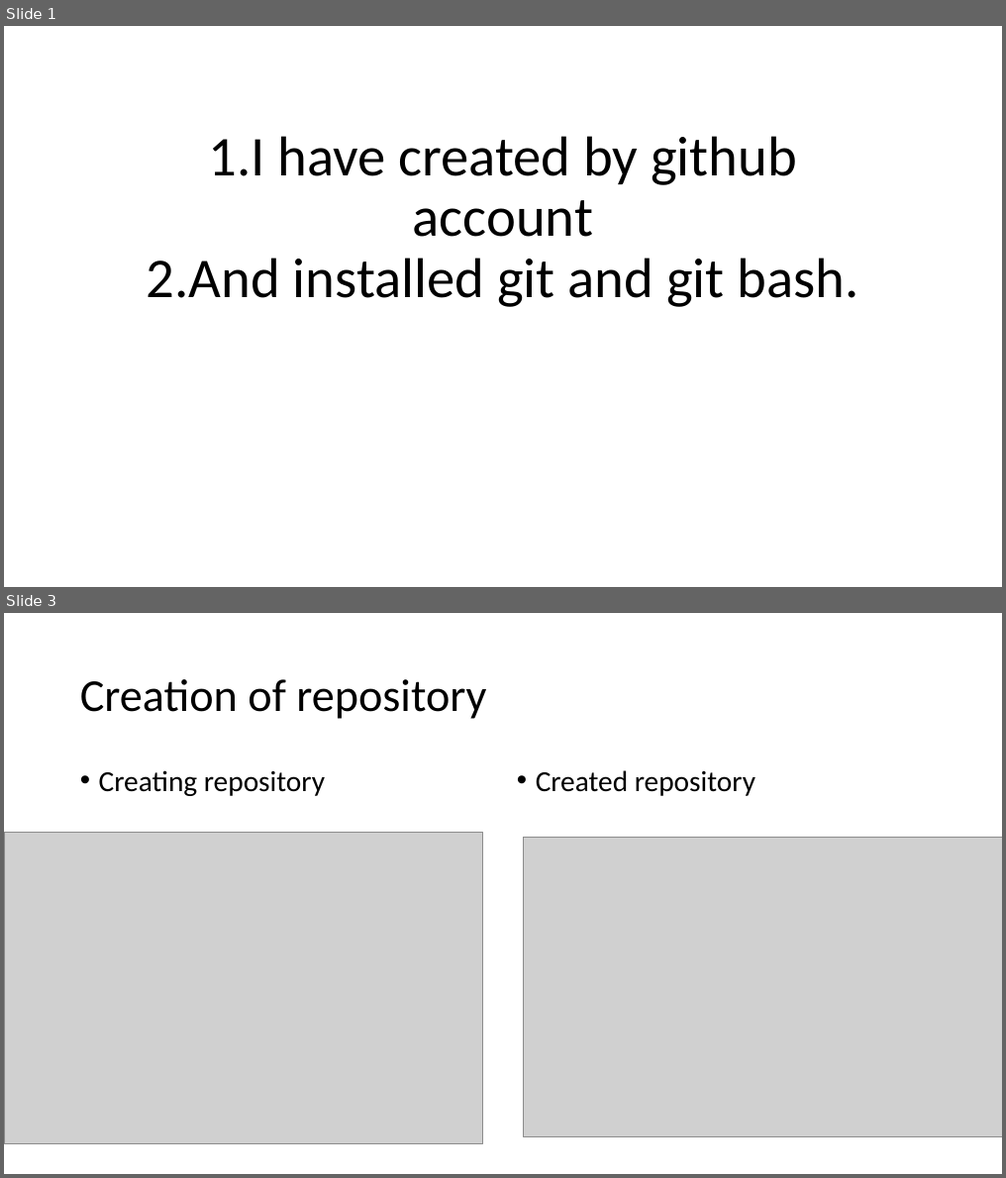
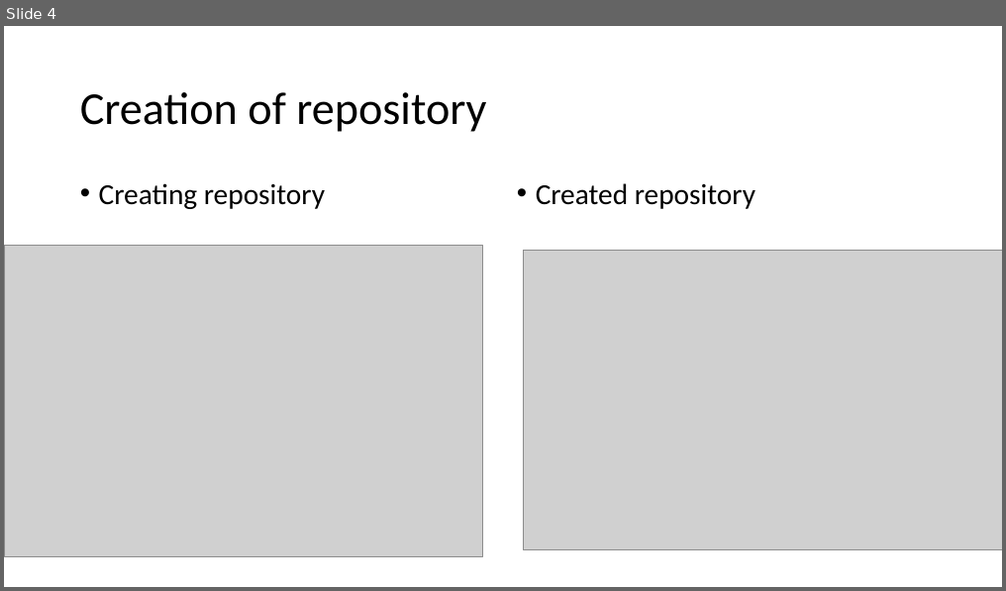
Before and after one commit to badrinath521/Kura-Badrinath, a slide deck: hometask1.pptx. Shown one above the other, each under a label of ours: slides 1 and 3 before the commit, slide 4 after it; the slides between them are not shown. The pictures are 1006x1178 and 1006x591 pixels, drawn with LibreOffice and Linux fonts; fonts in the diff are those of the drawing; grey boxes stand for pictures. Boxes give left, top, right and bottom in pixels: in the first picture for what was removed or moved away, otherwise in the second. Text is boxed around its words. In the diff, an @@ line names an element or a change of style, - is before the commit and + after.

```diff
--- a/hometask1.pptx
+++ b/hometask1.pptx
@@ slide 1 removed at [4,26,1002,587], background #FFFFFF @@
@@ title removed at [146,136,859,307] @@
-1.I have created by github account
-2.And installed git and git bash.
@@ what was slide 3 is now slide 4 @@
```
Also in this commit, not shown: 1 slide changed, 4 slides added, 1 other slide removed.
